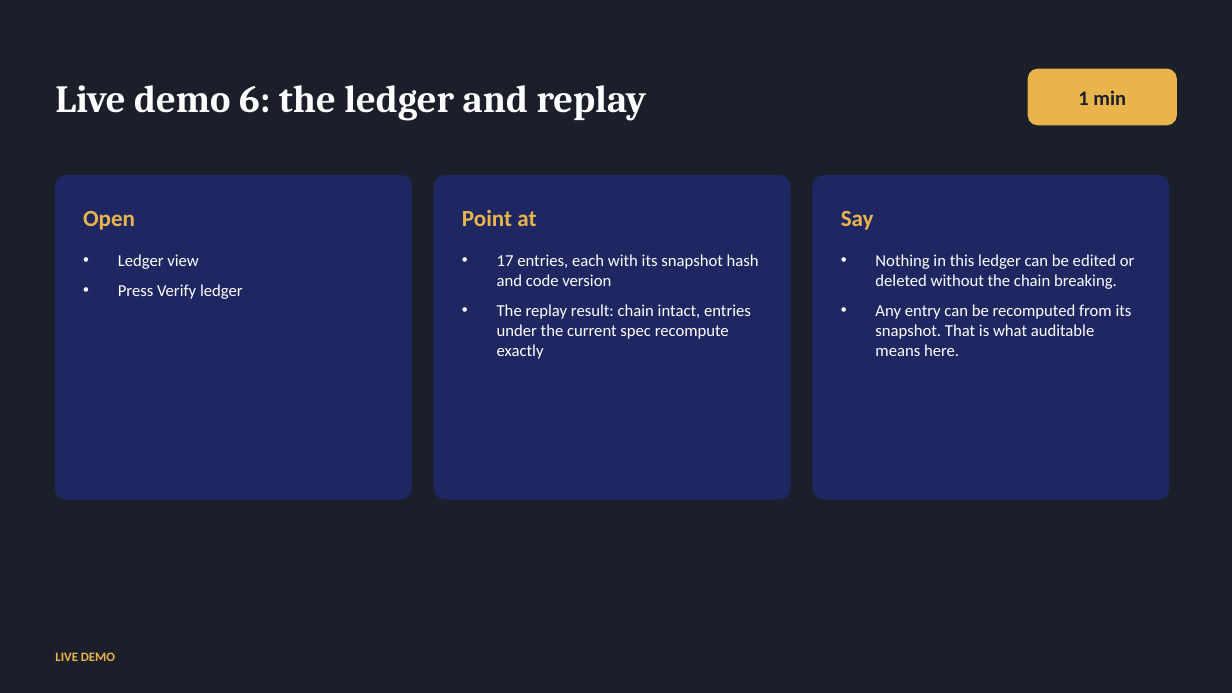
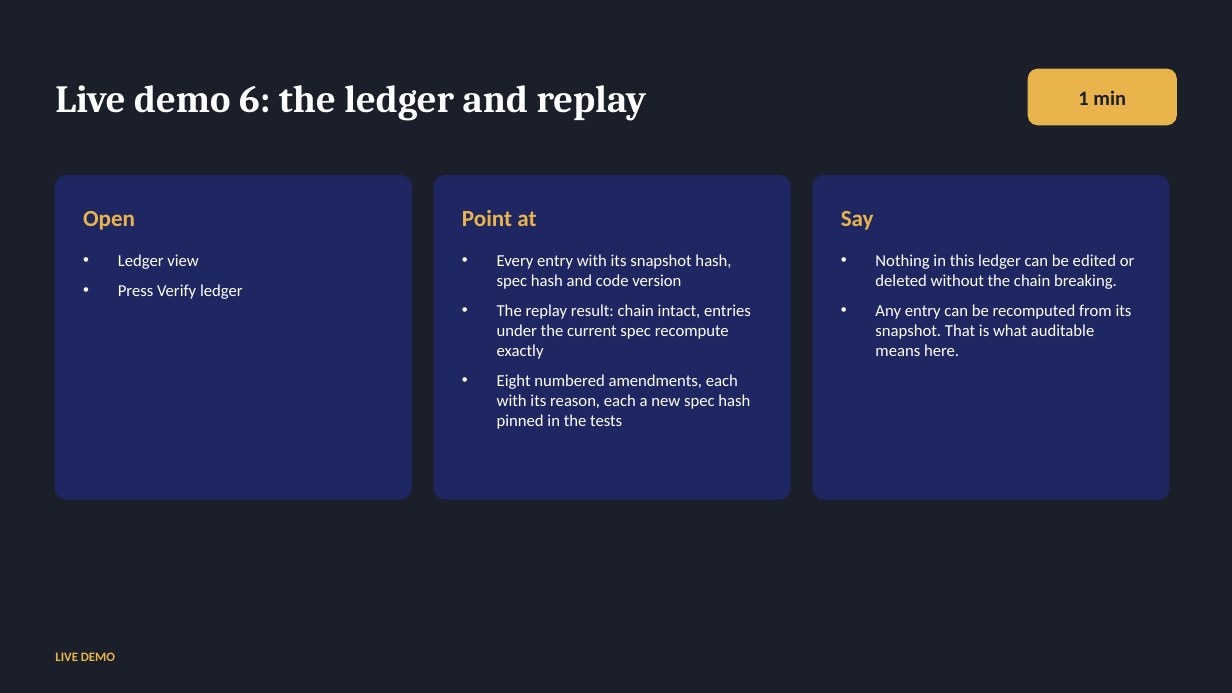
Before and after one commit to kmt112/fed-forecast, a slide deck: slide 19 of docs/FedCast_Fullerton.pptx (slide 21 before the commit). Drawn at 1232x693 pixels with LibreOffice and Linux fonts; fonts in the diff are those of the drawing. Boxes give left, top, right and bottom in pixels: in the first picture for what was removed or moved away, otherwise in the second. Text is boxed around its words. In the diff, an @@ line names an element or a change of style, - is before the commit and + after.

```diff
--- a/docs/FedCast_Fullerton.pptx
+++ b/docs/FedCast_Fullerton.pptx
@@ text at [497,254,731,289]: text changed @@
-• 17 entries, each with its snapshot hash and code version
+• Every entry with its snapshot hash, spec hash and code version
@@ text at [497,374,750,429]: paragraph added @@
+• Eight numbered amendments, each with its reason, each a new spec hash pinned in the tests
```
Also in this commit, not shown: 8 other slides changed, 2 slides added, 5 slides removed, 2 other files.
